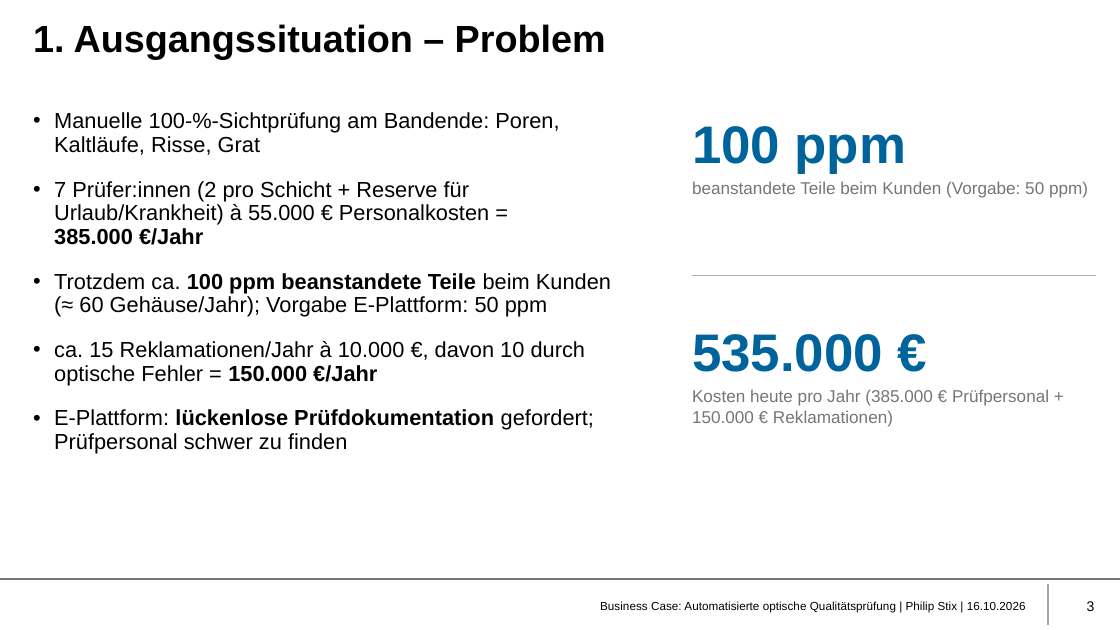
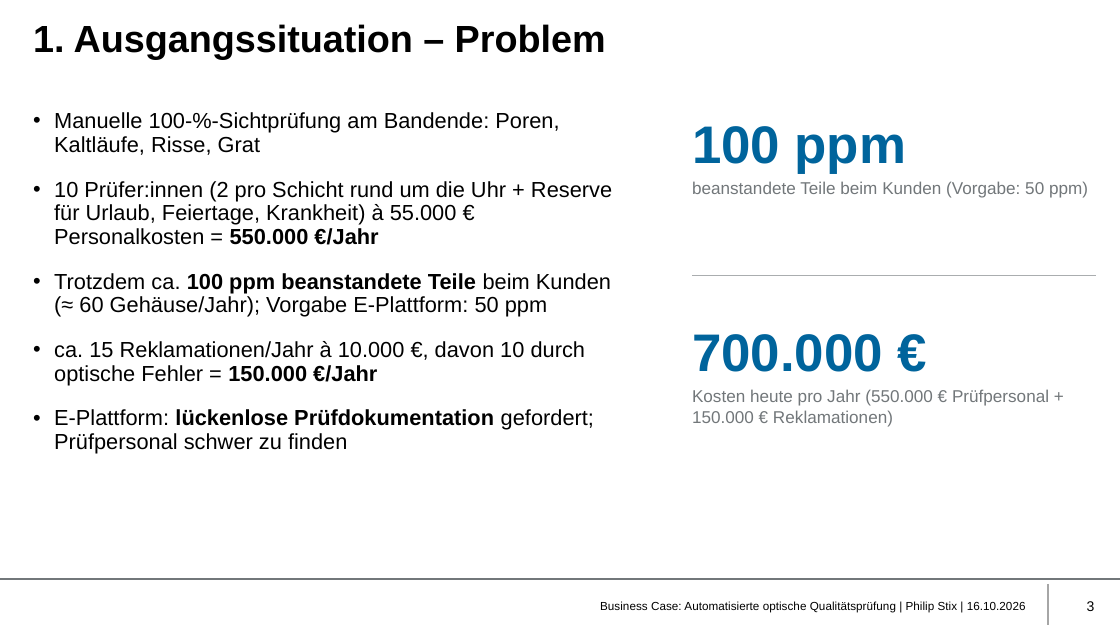
Before and after one commit to philip-stack/MRE3-bGUS, a slide deck: slide 3 of 01 Abgabe/Business Case Qualitätsprüfung - Philip Stix.pptx. Drawn at 1120x630 pixels with LibreOffice and Linux fonts; fonts in the diff are those of the drawing; background and template pictures are left out. Boxes give left, top, right and bottom in pixels: in the first picture for what was removed or moved away, otherwise in the second. Text is boxed around its words. In the diff, an @@ line names an element or a change of style, - is before the commit and + after.

```diff
--- a/01 Abgabe/Business Case Qualitätsprüfung - Philip Stix.pptx
+++ b/01 Abgabe/Business Case Qualitätsprüfung - Philip Stix.pptx
@@ text at (54, 181, 612, 245): text changed @@
-• 7 Prüfer:innen (2 pro Schicht + Reserve für Urlaub/Krankheit) à 55.000 € Personalkosten = 385.000 €/Jahr
+• 10 Prüfer:innen (2 pro Schicht rund um die Uhr + Reserve für Urlaub, Feiertage, Krankheit) à 55.000 € Personalkosten = 550.000 €/Jahr
@@ text at (692, 334, 883, 372): text changed @@
-535.000 €
+700.000 €
@@ text at (692, 389, 1049, 423): text changed @@
-Kosten heute pro Jahr (385.000 € Prüfpersonal + 150.000 € Reklamationen)
+Kosten heute pro Jahr (550.000 € Prüfpersonal + 150.000 € Reklamationen)
```
Also in this commit, not shown: 8 other slides changed, 2 other files.
